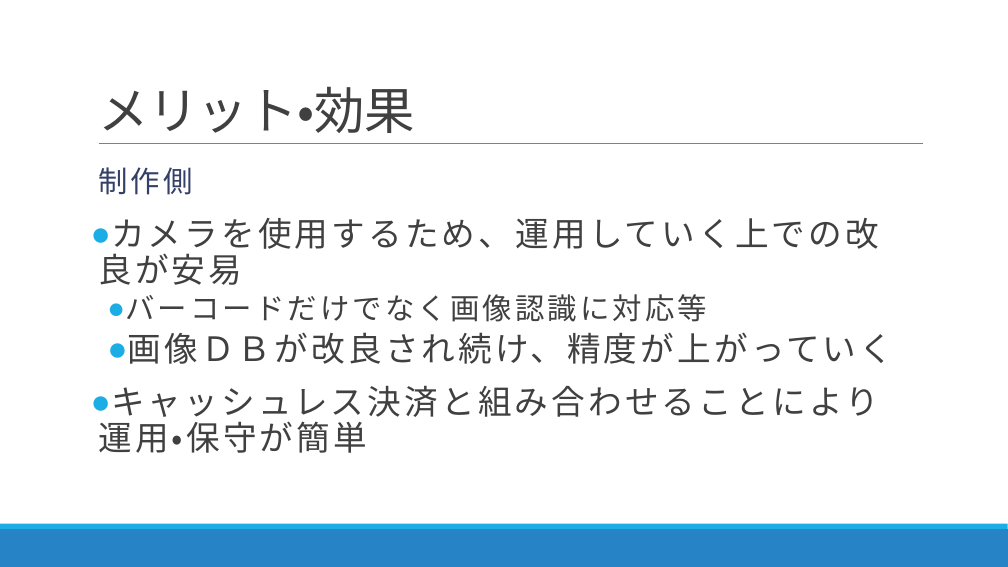
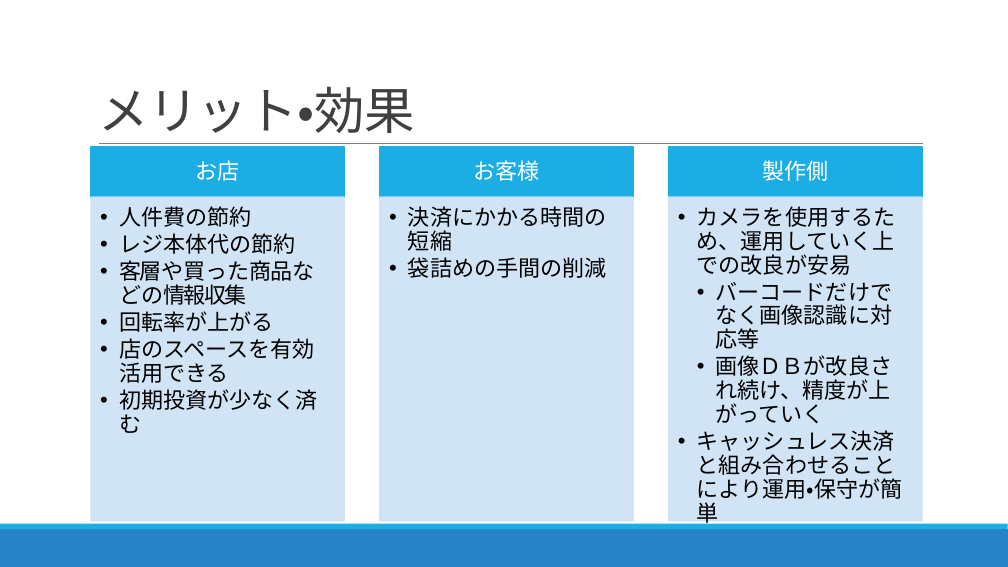
Before and after one commit to DJ956/YoloBarcodeReader, a slide deck: slide 7 of プレゼン/中間報告_danbara.pptx. Drawn at 1008x567 pixels with LibreOffice and Linux fonts; fonts in the diff are those of the drawing. Boxes give left, top, right and bottom in pixels: in the first picture for what was removed or moved away, otherwise in the second. Text is boxed around its words. In the diff, an @@ line names an element or a change of style, - is before the commit and + after.

```diff
--- a/プレゼン/中間報告_danbara.pptx
+++ b/プレゼン/中間報告_danbara.pptx
@@ text removed at (98, 167, 192, 195) @@
-制作側
@@ text "カメラを使用するため、運用していく上での改良が安易": place and size @@
-text "カメラを使用するため、運用していく上での改良が安易" at (98, 218, 894, 453)
+text "カメラを使用するため、運用していく上での改良が安易" at (697, 206, 903, 526)
@@ text "カメラを使用するため、運用していく上での改良が安易" at (697, 206, 903, 526): size 32 to 21 pt in "カメラを使用するため、運用していく上での改良が安易", "画像ＤＢが改良され続け、精度が上がっていく", "キャッシュレス決済と組み合わせることにより運用・保守が簡単"; text colour #404040 to #000000, letter spacing 3 to 0 pt; size 28 to 21 pt in "バーコードだけでなく画像認識に対応等"; bullet ● to ••; list level 1 to 2 in "カメラを使用するため、運用していく上での改良が安易"; list level 2 to 3 in "バーコードだけでなく画像認識に対応等"; list level 2 to 3 in "画像ＤＢが改良され続け、精度が上がっていく"; list level 1 to 2 in "キャッシュレス決済と組み合わせることにより運用・保守が簡単" @@
@@ group added at (91, 147, 923, 521): 6 rectangles, 5 texts @@
+お店
+  •• 人件費の節約
+  •• レジ本体代の節約
+  •• 客層や買った商品などの情報収集
+  •• 回転率が上がる
+  •• 店のスペースを有効活用できる
+  •• 初期投資が少なく済む
+お客様
+  •• 決済にかかる時間の短縮
+  •• 袋詰めの手間の削減
+製作側
```
Also in this commit, not shown: 2 slides added, 1 slide removed.
